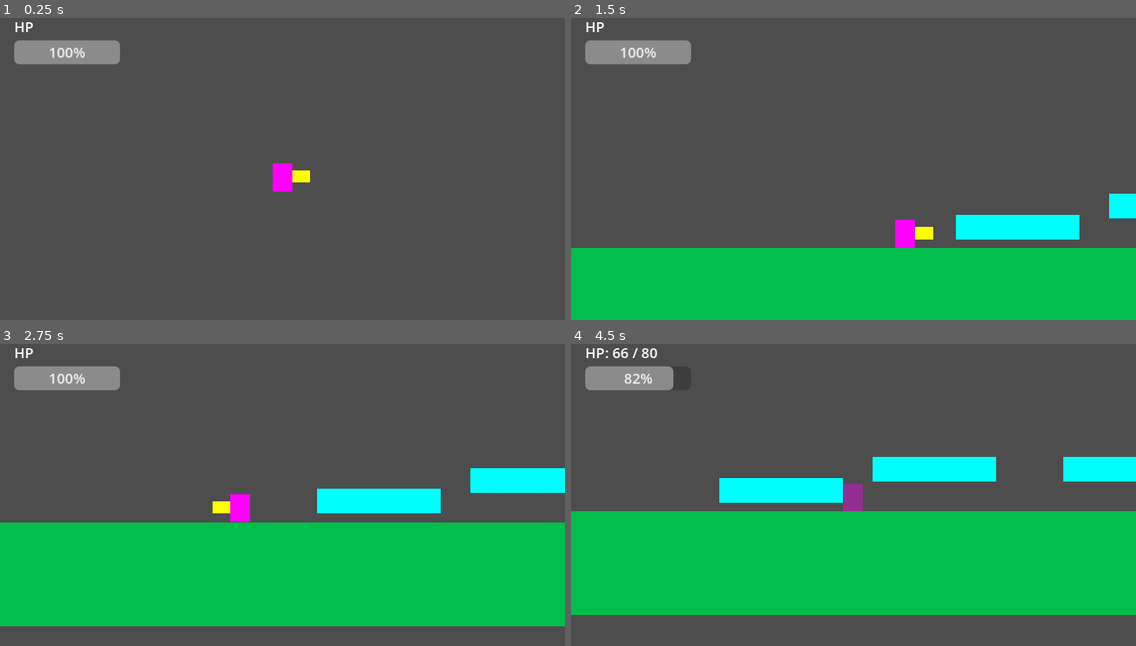
Above: before the commit, frames 1-4 (two rows, left to right).
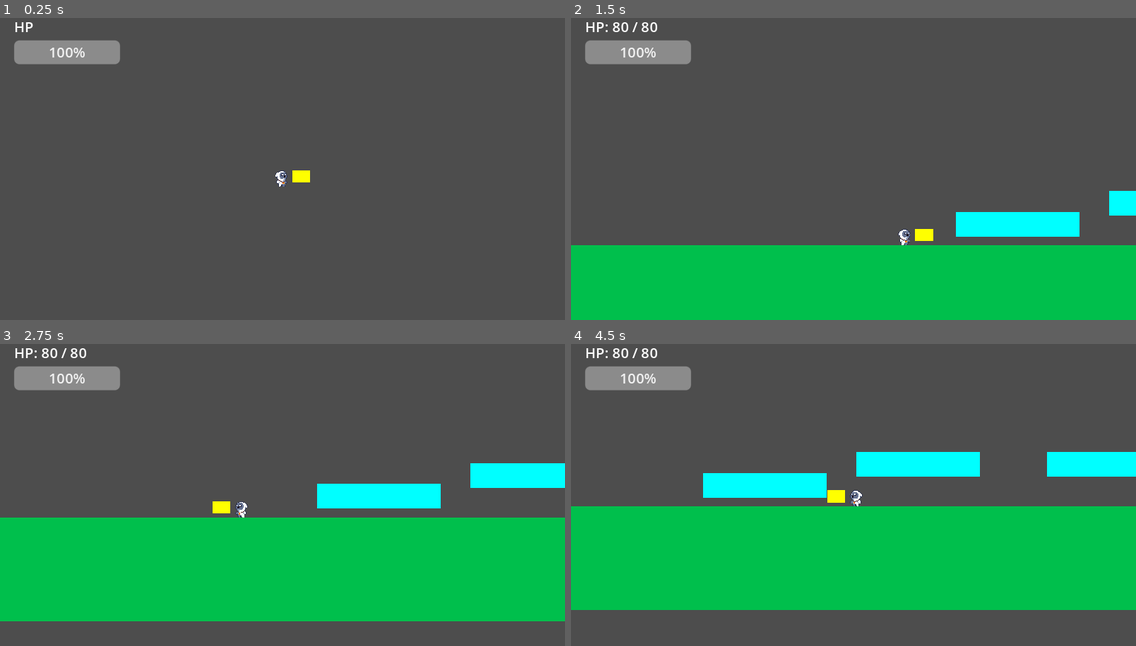
Above: after the commit, the same moments.

Repository: matbloxoficial-dev/world-corrupted
Game: Godot game, scene res://scenes/levels/nivel_prueba.tscn
Same seed, same stepped clock (60 frames per second), same inputs: the game is played once before the commit and once after it. The project has no main scene, so this scene is started directly.
Inputs (mouse positions are in pixels of both pictures, inside the frame that each line leads up to):
- Up to frame 1 (0.25 s): no input
- Up to frame 2 (1.5 s): move the mouse to (977, 144) at 0.52 s; hold D (move_right) from 0.53 s (still down); click (977, 144) at 0.6 s; tap Space (jump) at 0.77, 1.07 s; tap E (use_essence, bound only after the commit) at 0.8, 1.35 s; move the mouse to (740, 178) at 1.27 s
- Up to frame 3 (2.75 s): tap Space (jump) at 1.52, 1.55, 1.82, 2.1 s; move the mouse to (339, 416) at 2.02 s; release D (move_right) at 2.03 s; hold A (move_left) from 2.03 s (still down); click (339, 416) at 2.3 s
- Up to frame 4 (4.5 s): move the mouse to (825, 549) at 2.77 s; release A (move_left) at 2.78 s; hold D (move_right) 2.78-4.28 s; click (825, 549) at 2.85 s; tap Space (jump) at 3.02, 3.32, 3.77, 3.8, 4.07 s; tap E (use_essence, bound only after the commit) at 3.05 s; move the mouse to (1023, 534) at 3.52 s; tap Shift (dash) at 3.6 s; move the mouse to (684, 440) at 4.27 s; hold A (move_left) from 4.28 s (still down); right-click (684, 440) at 4.35 s

The runs differ from the first frame. In frame 1, 0.4% of the frame differs, in the area x 4-52%, y 1-58%; in frame 2, 1.9%; in frame 3, 5.0%; in frame 4, 6.8%, in the area x 0-100%, y 1-90%.

Commit message:
personaje sprites temporales

Diff:
--- a/project.godot
+++ b/project.godot
@@ -99,3 +99,12 @@
 "events": [Object(InputEventMouseButton,"resource_local_to_scene":false,"resource_name":"","device":-1,"window_id":0,"a …(253 unchanged characters)…
 ]
 }
+use_essence={
+"deadzone": 0.5,
+"events": [Object(InputEventKey,"resource_local_to_scene":false,"resource_name":"","device":-1,"window_id":0,"alt_pressed":false,"shift_pressed":false,"ctrl_pressed":false,"meta_pressed":false,"pressed":false,"keycode":0,"physical_keycode":69,"key_label":0,"unicode":101,"location":0,"echo":false,"script":null)
+]
+}
+
+[rendering]
+
+textures/canvas_textures/default_texture_filter=0
--- a/scenes/player/tekaya.tscn
+++ b/scenes/player/tekaya.tscn
@@ -1,33 +1,217 @@
-[gd_scene load_steps=5 format=3 uid="uid://dsmn575ms4yh"]
+[gd_scene load_steps=33 format=3 uid="uid://dsmn575ms4yh"]
 
 [ext_resource type="Script" path="res://scripts/tekaya.gd" id="1_ja0we"]
-
-[sub_resource type="PlaceholderTexture2D" id="PlaceholderTexture2D_mqvke"]
+[ext_resource type="Texture2D" uid="uid://whvnheorare8" path="res://assets/sprites/player/Tekaya-temp/Owlet_Monster_Attack2_6.png" id="2_pda4j"]
+[ext_resource type="Texture2D" uid="uid://i3wlppf0tdcv" path="res://assets/sprites/player/Tekaya-temp/Owlet_Monster_Idle_4.png" id="3_bc6ln"]
+[ext_resource type="Texture2D" uid="uid://bek8pljm71if8" path="res://assets/sprites/player/Tekaya-temp/Owlet_Monster_Jump_8.png" id="4_mq8tl"]
+[ext_resource type="Texture2D" uid="uid://cq1cebmfxdpt" path="res://assets/sprites/player/Tekaya-temp/Owlet_Monster_Run_6.png" id="5_8jjjh"]
 
 [sub_resource type="RectangleShape2D" id="RectangleShape2D_wgdx7"]
 size = Vector2(29, 20)
 
+[sub_resource type="AtlasTexture" id="AtlasTexture_do1bi"]
+atlas = ExtResource("2_pda4j")
+region = Rect2(0, 0, 32, 32)
+
+[sub_resource type="AtlasTexture" id="AtlasTexture_38bj2"]
+atlas = ExtResource("2_pda4j")
+region = Rect2(32, 0, 32, 32)
+
+[sub_resource type="AtlasTexture" id="AtlasTexture_35a6m"]
+atlas = ExtResource("2_pda4j")
+region = Rect2(64, 0, 32, 32)
+
+[sub_resource type="AtlasTexture" id="AtlasTexture_kf8m7"]
+atlas = ExtResource("2_pda4j")
+region = Rect2(96, 0, 32, 32)
+
+[sub_resource type="AtlasTexture" id="AtlasTexture_xj57j"]
+atlas = ExtResource("2_pda4j")
+region = Rect2(128, 0, 32, 32)
+
+[sub_resource type="AtlasTexture" id="AtlasTexture_jdcss"]
+atlas = ExtResource("2_pda4j")
+region = Rect2(160, 0, 32, 32)
+
+[sub_resource type="AtlasTexture" id="AtlasTexture_htcxg"]
+atlas = ExtResource("3_bc6ln")
+region = Rect2(0, 0, 32, 32)
+
+[sub_resource type="AtlasTexture" id="AtlasTexture_t6v2h"]
+atlas = ExtResource("3_bc6ln")
+region = Rect2(32, 0, 32, 32)
+
+[sub_resource type="AtlasTexture" id="AtlasTexture_qepya"]
+atlas = ExtResource("3_bc6ln")
+region = Rect2(64, 0, 32, 32)
+
+[sub_resource type="AtlasTexture" id="AtlasTexture_pummt"]
+atlas = ExtResource("3_bc6ln")
+region = Rect2(96, 0, 32, 32)
+
+[sub_resource type="AtlasTexture" id="AtlasTexture_7ovh6"]
+atlas = ExtResource("4_mq8tl")
+region = Rect2(0, 0, 32, 32)
+
+[sub_resource type="AtlasTexture" id="AtlasTexture_xufsb"]
+atlas = ExtResource("4_mq8tl")
+region = Rect2(32, 0, 32, 32)
+
+[sub_resource type="AtlasTexture" id="AtlasTexture_lbbwe"]
+atlas = ExtResource("4_mq8tl")
+region = Rect2(64, 0, 32, 32)
+
+[sub_resource type="AtlasTexture" id="AtlasTexture_5iuss"]
+atlas = ExtResource("4_mq8tl")
+region = Rect2(96, 0, 32, 32)
+
+[sub_resource type="AtlasTexture" id="AtlasTexture_yn3t3"]
+atlas = ExtResource("4_mq8tl")
+region = Rect2(128, 0, 32, 32)
+
+[sub_resource type="AtlasTexture" id="AtlasTexture_cyy71"]
+atlas = ExtResource("4_mq8tl")
+region = Rect2(160, 0, 32, 32)
+
+[sub_resource type="AtlasTexture" id="AtlasTexture_teayo"]
+atlas = ExtResource("4_mq8tl")
+region = Rect2(192, 0, 32, 32)
+
+[sub_resource type="AtlasTexture" id="AtlasTexture_vv3sx"]
+atlas = ExtResource("4_mq8tl")
+region = Rect2(224, 0, 32, 32)
+
+[sub_resource type="AtlasTexture" id="AtlasTexture_dotq2"]
+atlas = ExtResource("5_8jjjh")
+region = Rect2(0, 0, 32, 32)
+
+[sub_resource type="AtlasTexture" id="AtlasTexture_7req0"]
+atlas = ExtResource("5_8jjjh")
+region = Rect2(32, 0, 32, 32)
+
+[sub_resource type="AtlasTexture" id="AtlasTexture_0ofnt"]
+atlas = ExtResource("5_8jjjh")
+region = Rect2(64, 0, 32, 32)
+
+[sub_resource type="AtlasTexture" id="AtlasTexture_vqoss"]
+atlas = ExtResource("5_8jjjh")
+region = Rect2(96, 0, 32, 32)
+
+[sub_resource type="AtlasTexture" id="AtlasTexture_s8rv1"]
+atlas = ExtResource("5_8jjjh")
+region = Rect2(128, 0, 32, 32)
+
+[sub_resource type="AtlasTexture" id="AtlasTexture_7xky8"]
+atlas = ExtResource("5_8jjjh")
+region = Rect2(160, 0, 32, 32)
+
+[sub_resource type="SpriteFrames" id="SpriteFrames_285vb"]
+animations = [{
+"frames": [{
+"duration": 1.0,
+"texture": SubResource("AtlasTexture_do1bi")
+}, {
+"duration": 1.0,
+"texture": SubResource("AtlasTexture_38bj2")
+}, {
+"duration": 1.0,
+"texture": SubResource("AtlasTexture_35a6m")
+}, {
+"duration": 1.0,
+"texture": SubResource("AtlasTexture_kf8m7")
+}, {
+"duration": 1.0,
+"texture": SubResource("AtlasTexture_xj57j")
+}, {
+"duration": 1.0,
+"texture": SubResource("AtlasTexture_jdcss")
+}],
+"loop": false,
+"name": &"attack",
+"speed": 10.0
+}, {
+"frames": [{
+"duration": 1.0,
+"texture": SubResource("AtlasTexture_htcxg")
+}, {
+"duration": 1.0,
+"texture": SubResource("AtlasTexture_t6v2h")
+}, {
+"duration": 1.0,
+"texture": SubResource("AtlasTexture_qepya")
+}, {
+"duration": 1.0,
+"texture": SubResource("AtlasTexture_pummt")
+}],
+"loop": true,
+"name": &"idle",
+"speed": 7.0
+}, {
+"frames": [{
+"duration": 1.0,
+"texture": SubResource("AtlasTexture_7ovh6")
+}, {
+"duration": 1.0,
+"texture": SubResource("AtlasTexture_xufsb")
+}, {
+"duration": 1.0,
+"texture": SubResource("AtlasTexture_lbbwe")
+}, {
+"duration": 1.0,
+"texture": SubResource("AtlasTexture_5iuss")
+}, {
+"duration": 1.0,
+"texture": SubResource("AtlasTexture_yn3t3")
+}, {
+"duration": 1.0,
+"texture": SubResource("AtlasTexture_cyy71")
+}, {
+"duration": 1.0,
+"texture": SubResource("AtlasTexture_teayo")
+}, {
+"duration": 1.0,
+"texture": SubResource("AtlasTexture_vv3sx")
+}],
+"loop": false,
+"name": &"jump",
+"speed": 10.0
+}, {
+"frames": [{
+"duration": 1.0,
+"texture": SubResource("AtlasTexture_dotq2")
+}, {
+"duration": 1.0,
+"texture": SubResource("AtlasTexture_7req0")
+}, {
+"duration": 1.0,
+"texture": SubResource("AtlasTexture_0ofnt")
+}, {
+"duration": 1.0,
+"texture": SubResource("AtlasTexture_vqoss")
+}, {
+"duration": 1.0,
+"texture": SubResource("AtlasTexture_s8rv1")
+}, {
+"duration": 1.0,
+"texture": SubResource("AtlasTexture_7xky8")
+}],
+"loop": true,
+"name": &"run",
+"speed": 10.0
+}]
+
 [sub_resource type="CapsuleShape2D" id="CapsuleShape2D_ch03j"]
 radius = 16.0
-height = 48.0
+height = 32.0
 
 [node name="Tekaya" type="CharacterBody2D" groups=["tekaya"]]
 script = ExtResource("1_ja0we")
 
 [node name="Visual" type="Node2D" parent="."]
-
-[node name="Sprite2D" type="Sprite2D" parent="Visual"]
-position = Vector2(-9.53674e-07, 1.5)
-scale = Vector2(32, 45)
-texture = SubResource("PlaceholderTexture2D_mqvke")
 
 [node name="Hitbox" type="Area2D" parent="Visual"]
 monitoring = false
 monitorable = false
-
-[node name="CollisionShape2D" type="CollisionShape2D" parent="Visual/Hitbox"]
-position = Vector2(30.5, 0)
-shape = SubResource("RectangleShape2D_wgdx7")
 
 [node name="ColorRect" type="ColorRect" parent="Visual/Hitbox"]
 offset_left = 16.0
@@ -36,6 +220,16 @@
 offset_bottom = 10.0
 color = Color(1, 1, 0, 1)
 
+[node name="CollisionShape2D" type="CollisionShape2D" parent="Visual/Hitbox"]
+position = Vector2(30.5, 0)
+shape = SubResource("RectangleShape2D_wgdx7")
+
+[node name="Sprite2D" type="AnimatedSprite2D" parent="Visual"]
+sprite_frames = SubResource("SpriteFrames_285vb")
+animation = &"jump"
+frame = 7
+frame_progress = 1.0
+
 [node name="CollisionShape2D" type="CollisionShape2D" parent="."]
 shape = SubResource("CapsuleShape2D_ch03j")
 
--- /dev/null
+++ b/scripts/esencia_base.gd
@@ -0,0 +1,24 @@
+extends Node
+class_name EsenciaBase
+
+@export var nombre: String = ""
+@export var activa: bool = false
+
+func activar() -> void:
+	activa = true
+	print(nombre, " equipada")
+
+func desactivar() -> void:
+	activa = false
+
+func habilidad_1(tekaya: Node) -> void:
+	pass
+
+func habilidad_2(tekaya: Node) -> void:
+	pass
+
+func habilidad_3(tekaya: Node) -> void:
+	pass
+
+func pasiva(tekaya: Node, delta: float) -> void:
+	pass
--- /dev/null
+++ b/scripts/esencia_vida.gd
@@ -0,0 +1,27 @@
+extends EsenciaBase
+class_name EsenciaVida
+
+const CURACION_PULSO = 10
+const RANGO_PULSO = 100.0
+const REGENERACION_POR_SEGUNDO = 0.1
+
+func _ready() -> void:
+	nombre = "Esencia de Vida"
+
+func habilidad_1(tekaya: Node) -> void:
+	# Pulso Vital - cura a Tekaya
+	var hp_anterior = tekaya.hp
+	tekaya.hp = min(tekaya.hp + CURACION_PULSO, tekaya.MAX_HP)
+
+	if tekaya.hud:
+		tekaya.hud.actualizar_hp(tekaya.hp, tekaya.MAX_HP)
+
+	print("Pulso Vital — curado: ", tekaya.hp - hp_anterior, " HP")
+
+func pasiva(tekaya: Node, delta: float) -> void:
+	# Resiliencia - regeneración lenta fuera de combate
+	if not tekaya.atacando and tekaya.is_on_floor():
+		if tekaya.hp < tekaya.MAX_HP:
+			tekaya.hp = min(tekaya.hp + REGENERACION_POR_SEGUNDO * delta, tekaya.MAX_HP)
+			if tekaya.hud:
+				tekaya.hud.actualizar_hp(tekaya.hp, tekaya.MAX_HP)
--- a/scripts/tekaya.gd
+++ b/scripts/tekaya.gd
@@ -18,6 +18,9 @@
 const TIEMPO_CARGA = 0.8
 const VENTANA_COMBO = 0.5
 
+
+var esencia_equipada_1: EsenciaBase = null
+var esencia_equipada_2: EsenciaBase = null
 var equipo_arma: Equipo = null
 var equipo_armadura: Equipo = null
 var equipo_accesorio: Equipo = null
@@ -45,6 +48,13 @@
 var carga_timer = 0.0
 
 func _physics_process(delta: float) -> void:
+	# Usar esencia 1
+	if Input.is_action_just_pressed("use_essence") and esencia_equipada_1:
+		esencia_equipada_1.habilidad_1(self)
+
+	# Pasiva de esencia activa siempre corriendo
+	if esencia_equipada_1 and esencia_equipada_1.activa:
+		esencia_equipada_1.pasiva(self, delta)
 	# Temporizadores del dash
 	if is_dashing:
 		dash_timer -= delta
@@ -187,6 +197,8 @@
 		get_tree().reload_current_scene()
 
 func _on_hitbox_body_entered(body: Node) -> void:
+	if body == self:
+		return
 	if body.has_method("recibir_danio"):
 		var bono = equipo_arma.bono_danio if equipo_arma else 0
 		var dano: int
@@ -209,7 +221,11 @@
 
 func _ready() -> void:
 	hud = get_tree().get_first_node_in_group("hud")
-
+	# Equipar Esencia de Vida para prueba
+	var vida = EsenciaVida.new()
+	vida.activar()
+	esencia_equipada_1 = vida
+	add_child(vida)
 func ganar_exp(cantidad: int) -> void:
 	exp += cantidad
 	print("EXP: ", exp, " / ", EXP_POR_NIVEL[nivel])
Binary file added: assets/sprites/player/Tekaya-temp/Double_Jump_Dust_5.png
Not shown, added: assets/sprites/player/Tekaya-temp/Double_Jump_Dust_5.png.import
Binary file added: assets/sprites/player/Tekaya-temp/Owlet_Monster.png
Not shown, added: assets/sprites/player/Tekaya-temp/Owlet_Monster.png.import
Binary file added: assets/sprites/player/Tekaya-temp/Owlet_Monster_Attack1_4.png
Not shown, added: assets/sprites/player/Tekaya-temp/Owlet_Monster_Attack1_4.png.import
Binary file added: assets/sprites/player/Tekaya-temp/Owlet_Monster_Attack2_6.png
Not shown, added: assets/sprites/player/Tekaya-temp/Owlet_Monster_Attack2_6.png.import
Binary file added: assets/sprites/player/Tekaya-temp/Owlet_Monster_Climb_4.png
Not shown, added: assets/sprites/player/Tekaya-temp/Owlet_Monster_Climb_4.png.import
Binary file added: assets/sprites/player/Tekaya-temp/Owlet_Monster_Death_8.png
Not shown, added: assets/sprites/player/Tekaya-temp/Owlet_Monster_Death_8.png.import
(and 23 more such lines)
